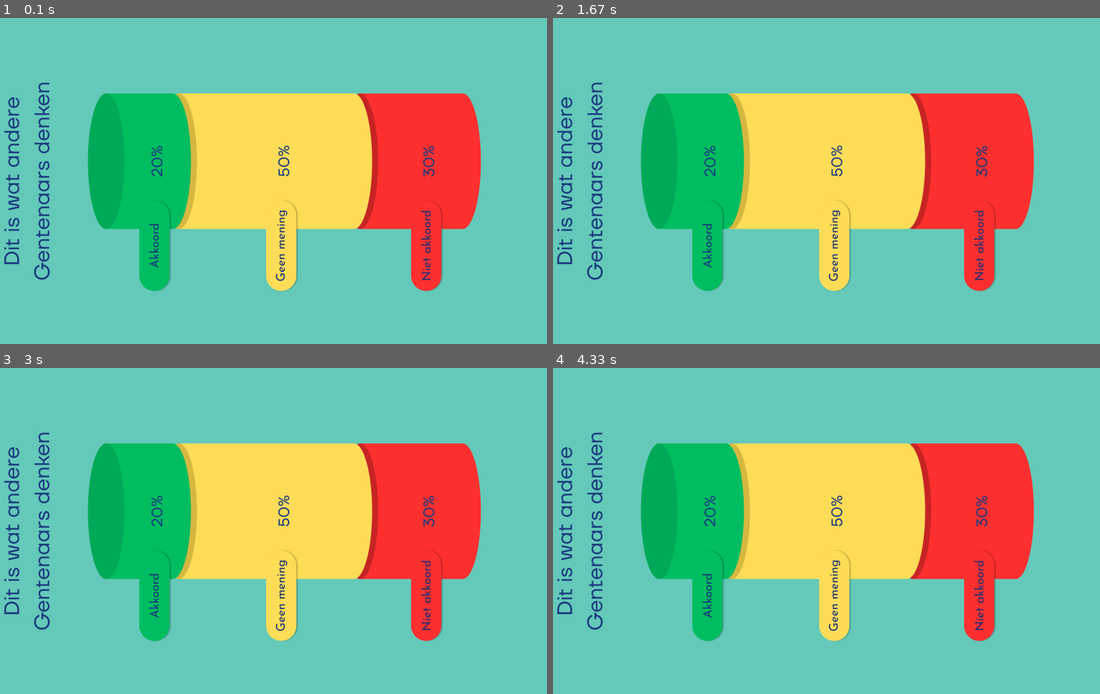
Above: before the commit, frames 1-4 (two rows, left to right).
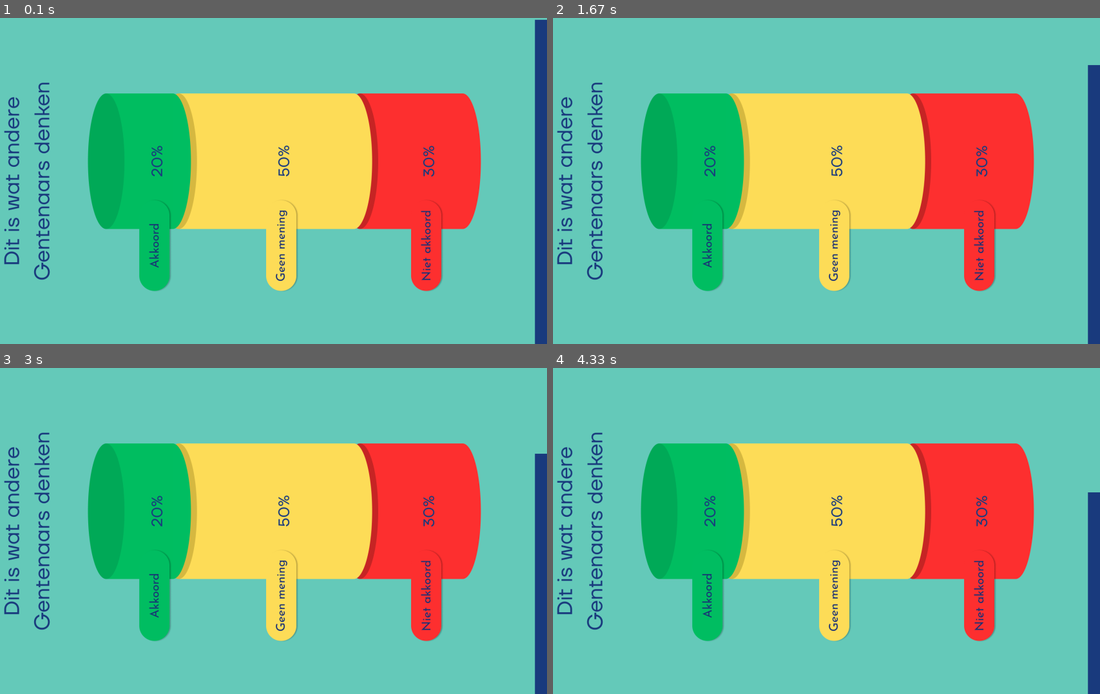
Above: after the commit, the same moments.

Repository: basbaccarne/comon_expo
Game: pygame game, started from tests/screen2_prototype.py
Two runs of this game, one before a commit and one after it. Both use one fixed random seed, a clock stepped at 60 frames per second and the inputs below.
Inputs:
- Up to frame 1 (0.1 s): no input
- Up to frame 2 (1.67 s): no input
- Up to frame 3 (3 s): no input
- Up to frame 4 (4.33 s): no input

The runs differ from the first frame. In frame 1, 2.2% of the frame differs, in the area x 97-100%, y 0-100%; in frame 2, 1.9%; in frame 3, 1.6%; in frame 4, 1.4%.

Commit message:
added progress bar

Diff:
--- a/tests/screen2_prototype.py
+++ b/tests/screen2_prototype.py
@@ -3,14 +3,14 @@
 # modules
 import pygame
 from pathlib import Path
-
+import time
 import os
 
 # Initialize Pygame
 pygame.init()
 
 # FPS (PyGame)
-FPS = 20
+FPS = 30
 
 # display set-up
 SCREEN_WIDTH, SCREEN_HEIGHT = 1920, 1080
@@ -27,18 +27,15 @@
 FONT_PATH = DATA_DIR / 'TT Firs Neue Regular.ttf'
 
 IMG_DIR = SCRIPT_DIR.parent / 'img'
-
 GREEN_TOP = IMG_DIR / 'top_green.png'
 GREEN_BOTTOM = IMG_DIR / 'bottom_green.png'
 RED_TOP = IMG_DIR / 'top_red.png'
 RED_BOTTOM = IMG_DIR / 'bottom_red.png'
 YELLOW_TOP = IMG_DIR / 'top_yellow.png'
 YELLOW_BOTTOM = IMG_DIR / 'bottom_yellow.png'
-
 AKKOORD_2 = IMG_DIR / 'akkoord_2.png'
 NIETAKKOORD_2 = IMG_DIR / 'nietakkoord_2.png'
 GEENMENING_2 = IMG_DIR / 'geenmening_2.png'
-
 
 # DESIGN
 WHITE = (255, 255, 255)
@@ -52,10 +49,45 @@
 FONT = pygame.font.Font(FONT_PATH, 70)
 pygame.mouse.set_visible(False)
 
+# GLOBAL VARIABLES
+"""timer"""
+bar_height = 40
+bar_width = SCREEN_WIDTH
+bar_area = pygame.Rect(SCREEN_WIDTH - bar_height, 0,  bar_height, bar_width)
+bin_width = 0
+start_time = 0
+
 # FUNCTIONAL FUNCTIONS
 def load_votes():
     """Load previous votes if available"""
     return {"button1": 20, "button2": 30, "button3": 50}
+
+def init_Progress_bar(time_duration):
+    """Initialize the progress bar with the given duration."""
+    global bin_width, start_time, duration
+
+    # Draw the initial progress bar
+    pygame.draw.rect(screen, DARKBLUE, bar_area)
+
+    # Calculate bin width
+    duration = time_duration
+    bin_width = bar_width / time_duration
+    start_time = time.time()
+
+def update_progress_bar():
+    """Update the progress bar based on elapsed time."""
+    global last_update_time
+
+    elapsed_time = (pygame.time.get_ticks() - start_ticks) / 1000
+    progress_width = int((elapsed_time / duration) * bar_width)
+    # elapsed_time = pygame.time.get_ticks()  - start_time
+
+    if progress_width <= bar_width:
+        retract_distance = bin_width * elapsed_time
+        progress_rect = pygame.Rect(SCREEN_WIDTH-bar_height, 0, bar_height, retract_distance)
+        pygame.draw.rect(screen, BG_COLOR, progress_rect)
+
+        pygame.display.update(progress_rect)
 
 def response_screen():
     """Display the response screen (static)"""
@@ -150,6 +182,9 @@
     screen.blit(geenmening_2, label_geenmening_position)
     screen.blit(nietakkoord_2, label_nietakkoord_position)
 
+    # load progress bar
+    init_Progress_bar(20)
+
     # render
     pygame.display.flip()
 
@@ -161,15 +196,17 @@
 votes = load_votes()
 print("Current votes:", votes)
 
-# Load images (line peaces) // rotate (rescale if needed)
+# Preload images
 green_top = pygame.image.load(GREEN_TOP).convert_alpha()
 green_top = pygame.transform.rotate(green_top, 90)
 green_bottom = pygame.image.load(GREEN_BOTTOM).convert_alpha()
 green_bottom = pygame.transform.rotate(green_bottom, 90)
+
 red_top = pygame.image.load(RED_TOP).convert_alpha()
 red_top = pygame.transform.rotate(red_top, 90)
 red_bottom = pygame.image.load(RED_BOTTOM).convert_alpha()
 red_bottom = pygame.transform.rotate(red_bottom, 90)
+
 yellow_top = pygame.image.load(YELLOW_TOP).convert_alpha()
 yellow_top = pygame.transform.rotate(yellow_top, 90)
 yellow_bottom = pygame.image.load(YELLOW_BOTTOM).convert_alpha()
@@ -182,7 +219,6 @@
 nietakkoord_2 = pygame.image.load(NIETAKKOORD_2).convert_alpha()
 nietakkoord_2 = pygame.transform.rotate(nietakkoord_2, 90)
 
-
 # Preload first screen
 response_screen()
 
@@ -190,6 +226,7 @@
 ##################
 
 clock = pygame.time.Clock()
+start_ticks = pygame.time.get_ticks()
 running = True
 
 while running:
@@ -207,8 +244,8 @@
     # STATE: RESPONSE_ANIMATION
 
     # STATE: RESPONSE SCREEN
-
-    response_screen()
+    # Update the progress bar
+    update_progress_bar()
 
     # Limit the frame rate
     clock.tick(FPS)
